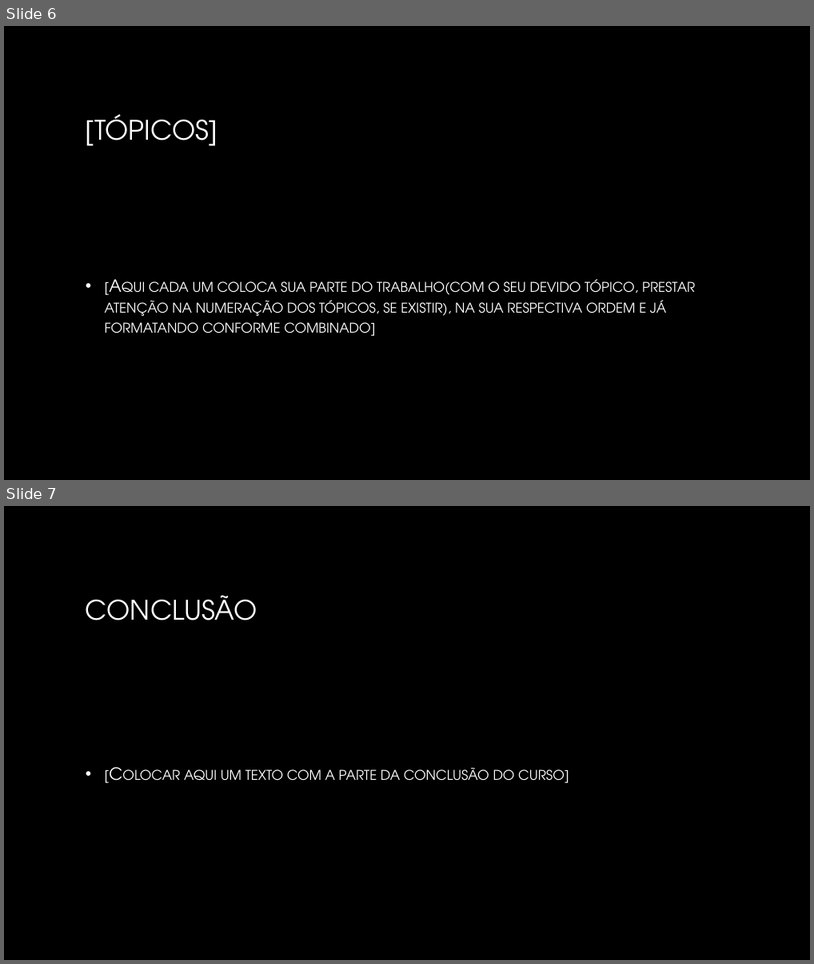
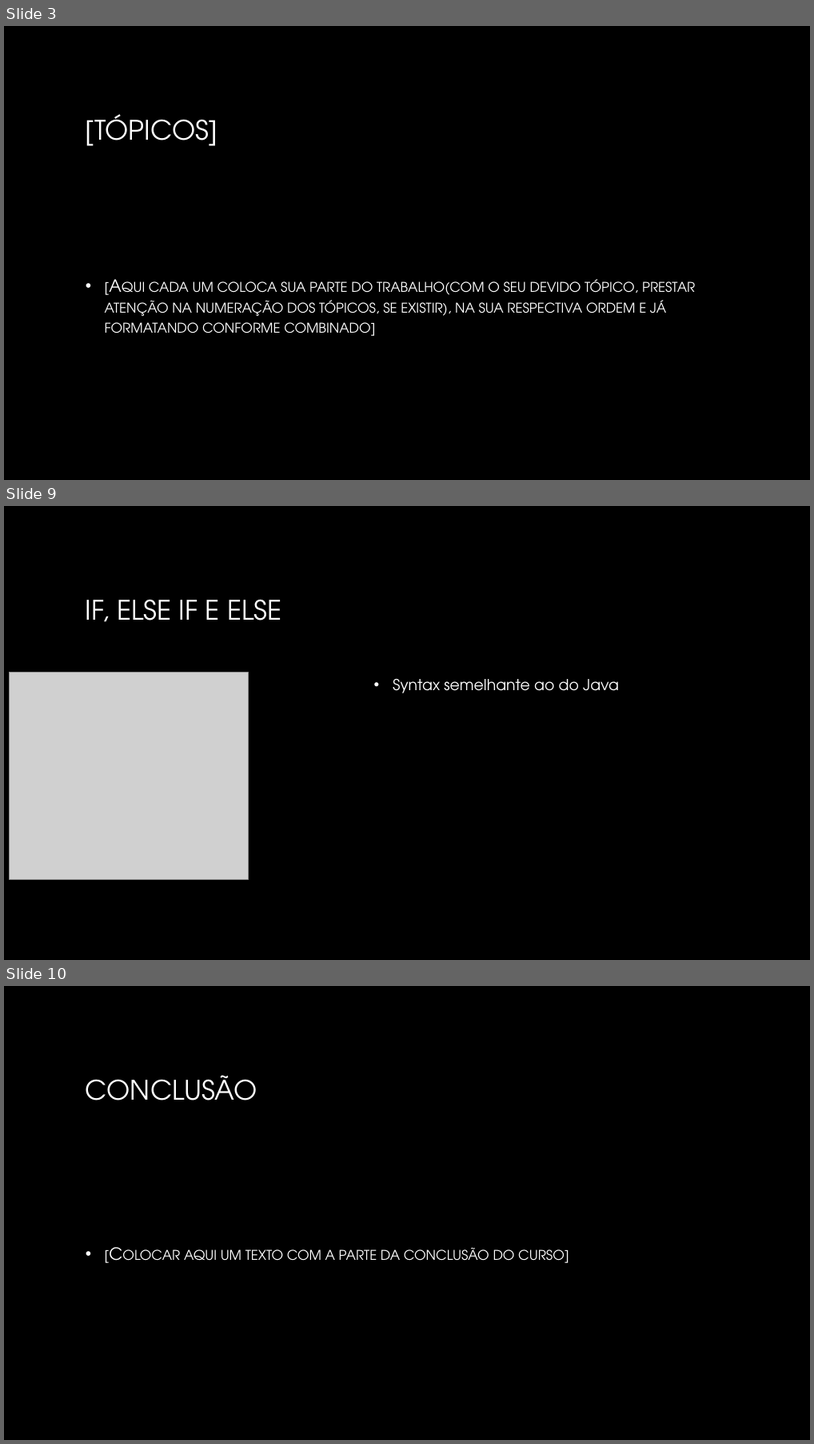
Before and after one commit to fmassaretto/trabalhoScala, a slide deck: Curso de Introdução à linguagem Scala.pptx. Shown one above the other, each under a label of ours: slides 6 and 7 before the commit, slides 3, 9 and 10 after it; the slides between them are not shown. The pictures are 814x964 and 814x1444 pixels, drawn with LibreOffice and Linux fonts; fonts in the diff are those of the drawing; grey boxes stand for pictures; background and template pictures are left out. Boxes give left, top, right and bottom in pixels: in the first picture for what was removed or moved away, otherwise in the second. Text is boxed around its words. In the diff, an @@ line names an element or a change of style, - is before the commit and + after.

```diff
--- a/Curso de Introdução à linguagem Scala.pptx
+++ b/Curso de Introdução à linguagem Scala.pptx
@@ slide 9 added at bbox=[4, 506, 810, 960], background picture (left out) @@
@@ title added at bbox=[86, 599, 282, 622], 32 pt, text gradient #FFFFFF to #A6A6A6 @@
+IF, ELSE IF E ELSE
@@ picture added at bbox=[10, 672, 248, 880] @@
@@ text added at bbox=[393, 679, 619, 693], 18 pt, text #FFFFFF @@
+• Syntax semelhante ao do Java
@@ what was slide 6 is now slide 3 @@
@@ what was slide 7 is now slide 10 @@
```
Also in this commit, not shown: 5 other slides added, 3 slides removed.
